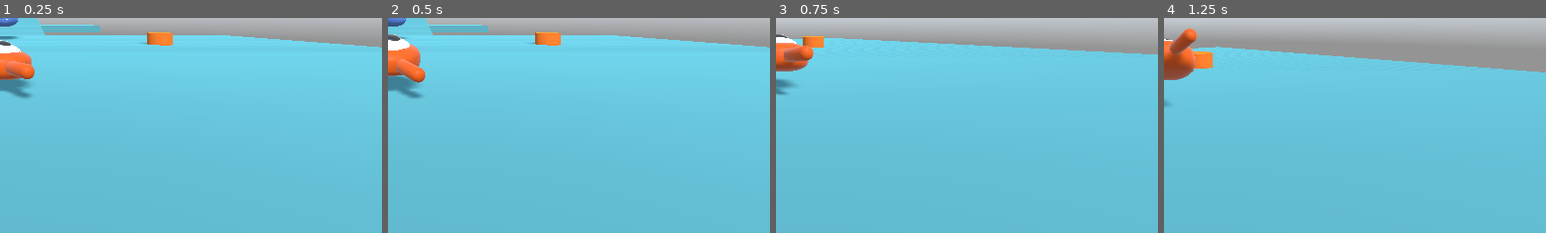
Above: before the commit, frames 1-4 (left to right).
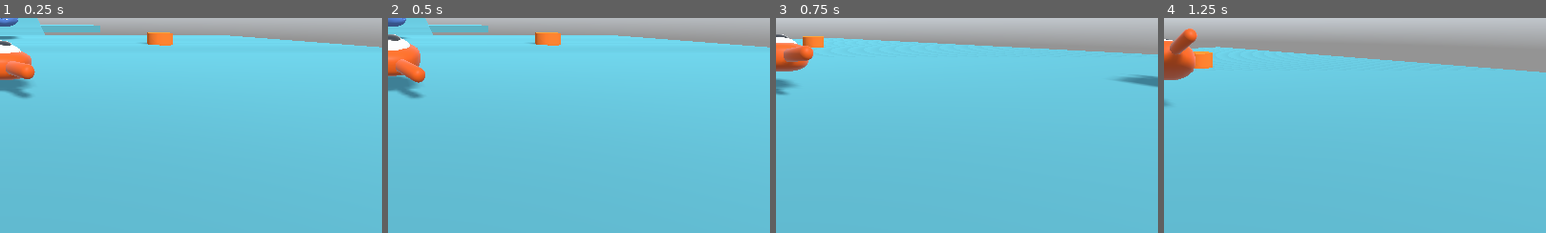
Above: after the commit, the same moments.

Repository: telmotrooper/squash-the-creeps
Game: Godot game, scene res://Main.tscn
Two runs of this game, one before a commit and one after it. Both use one fixed random seed, a clock stepped at 60 frames per second and the inputs below. A sky picture missing from this copy of the repository is replaced by a grey-blue gradient.
Inputs (mouse positions are % of the whole screen's width and height, from its top left):
- Up to frame 1 (0.25 s): no input
- Up to frame 2 (0.5 s): no input
- Up to frame 3 (0.75 s): tap Enter (ui_accept) at 0.5 s; move the mouse to (55, 50) at 0.52 s; hold Up (move_forward) from 0.53 s (still down)
- Up to frame 4 (1.25 s): keep holding Up (move_forward); tap Space (jump) at 0.77 s
The pictures show only the part of the screen within x 50-100%, y 50-100%; the shares and areas given below are measured in that part.

Frames 1-2 are identical in both runs. In frame 3, 0.4% of the frame differs, in the area x 89-100%, y 26-32%; in frame 4, nothing differs.

Commit message:
Removed extra line

Diff:
--- a/my-3d-squash-the-creeps/Main.tscn
+++ b/my-3d-squash-the-creeps/Main.tscn
@@ -33,7 +33,6 @@
 
 [node name="Main" type="Node"]
 script = ExtResource( 2 )
-spawn_mobs = false
 
 [node name="Flag3DScene" parent="." instance=ExtResource( 12 )]
 transform = Transform( 1, 0, 0, 0, 1, 0, 0, 0, 1, -25.6379, 1.85172, -27.0031 )
--- a/my-3d-squash-the-creeps/Player.gd
+++ b/my-3d-squash-the-creeps/Player.gd
@@ -29,7 +29,6 @@
     $CollisionShape.global_transform.origin.x = $Pivot.global_transform.origin.x
     $CollisionShape.global_transform.origin.z = $Pivot.global_transform.origin.z
     $CollisionShape.rotation.y = $Pivot.rotation.y
-
 
     if Input.is_action_pressed("ui_sprint"): # Running.
       speed = 22
